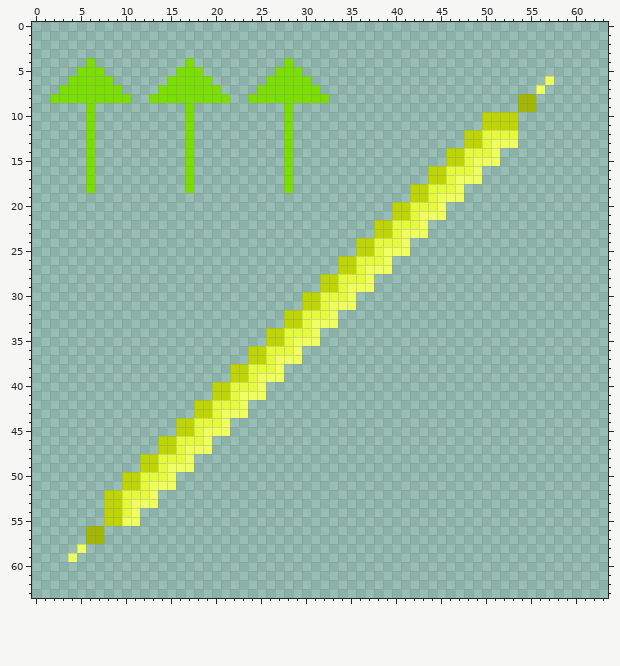
Pixel-art sprite: dist/project_assets/sprites/Bolt.png. The picture above is the old version.
The file is 64x64 pixels.
Now the later version:
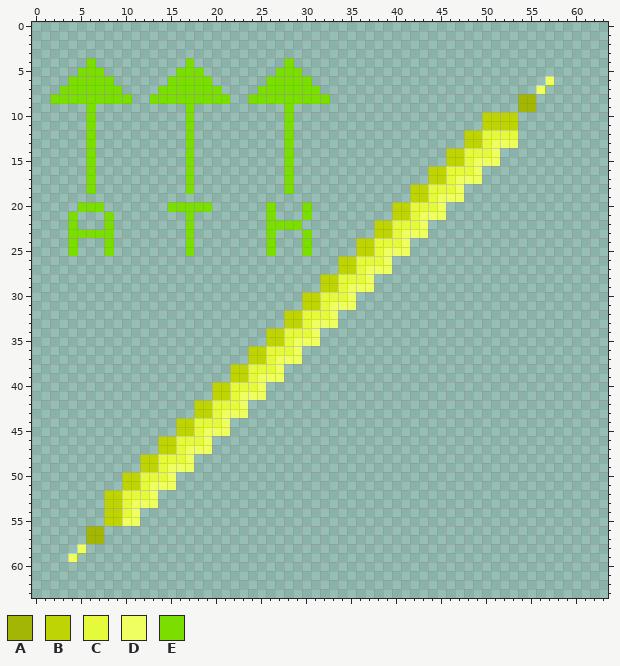
Palette (. is transparent): A #a3b604  B #bed405  C #e6fa3c  D #eeff5f  E #7ade00
Changes in this commit:
y 20: x 5..7 ... -> EEE; x 15..19 ..... -> EEEEE; x 26 . -> E; x 30 . -> E
y 21: x 4 . -> E; x 8 . -> E; x 17 . -> E; x 26 . -> E; x 30 . -> E
y 22: x 4 . -> E; x 8 . -> E; x 17 . -> E; x 26..29 .... -> EEEE
y 23: x 4..8 ..... -> EEEEE; x 17 . -> E; x 26 . -> E; x 30 . -> E
y 24..25: x 4 . -> E; x 8 . -> E; x 17 . -> E; x 26 . -> E; x 30 . -> E
Pixel boxes of the changes (left, top, right, bottom) in both pictures:
added: (68, 202, 113, 256)
added: (167, 202, 212, 256)
added: (266, 202, 311, 256)
